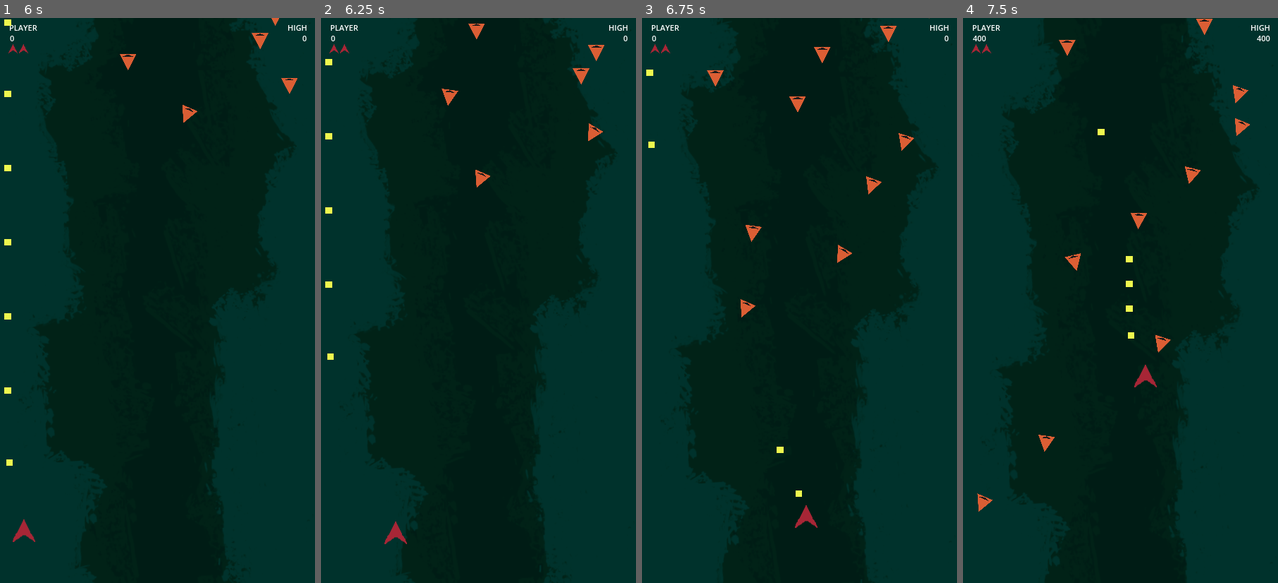
Above: before the commit, frames 1-4 (left to right).
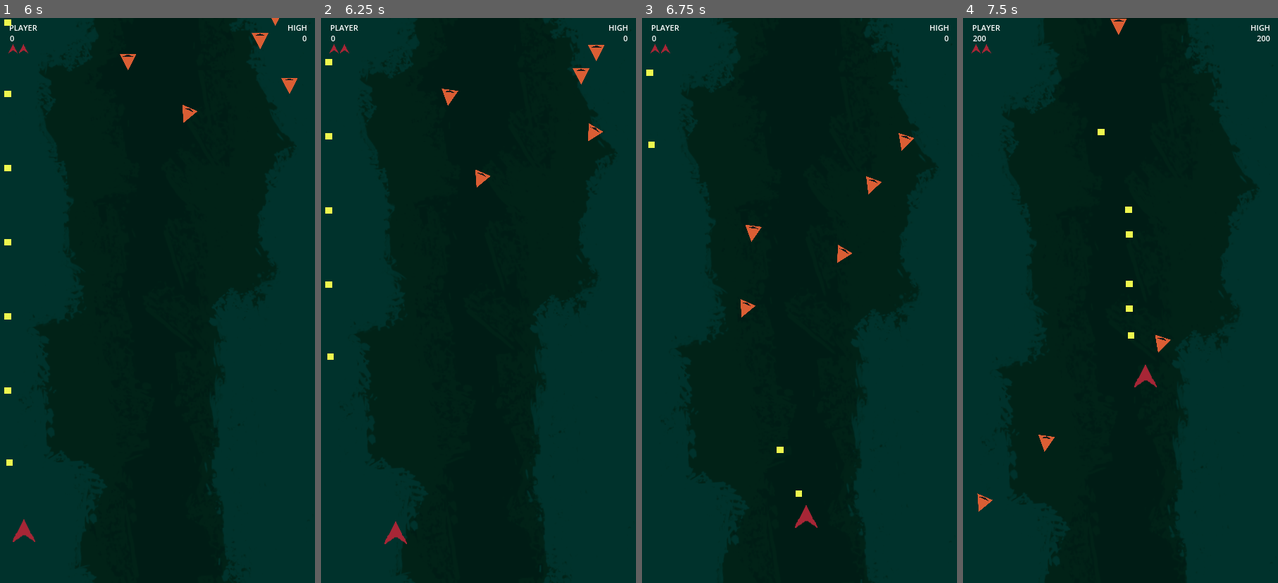
Above: after the commit, the same moments.

Repository: davidbragg/pewpewpew
Game: Godot game, scene res://scenes/main.tscn
The game is run twice, just before and just after one commit, with the same random seed, the same clock (stepped at 60 frames per second) and the same inputs.
Inputs:
- Up to frame 1 (6 s): hold D (move_right) 0.53-1.28 s; hold Space (shoot) 0.53-1.28 s; hold S (move_down) 1.28-2.03 s; tap Space (shoot) every 1.5 s from 1.35 to 5.85 s; hold D (move_right) 2.03-2.78 s; hold Space (shoot) 2.03-2.78 s; hold W (move_up) 2.78-3.53 s; hold Space (shoot) 3.53-4.28 s; hold A (move_left) 3.53-5.03 s; hold S (move_down) 5.03-5.78 s; hold Space (shoot) 5.03-5.78 s; hold D (move_right) from 5.78 s (still down)
- Up to frame 2 (6.25 s): keep holding D (move_right)
- Up to frame 3 (6.75 s): release D (move_right) at 6.53 s; hold W (move_up) from 6.53 s (still down); hold Space (shoot) from 6.53 s (still down)
- Up to frame 4 (7.5 s): release W (move_up) at 7.28 s; release Space (shoot) at 7.28 s; hold D (move_right) from 7.28 s (still down); tap Space (shoot) at 7.35 s

Frame 1 is identical in both runs. In frame 2, less than 0.1% of the frame differs, in the area x 46-52%, y 1-4%; in frame 3, 0.3%; in frame 4, 0.7%, in the area x 3-95%, y 0-45%.

Commit message:
floater enemy added

Diff:
--- /dev/null
+++ b/assets/floater.svg
@@ -0,0 +1,64 @@
+<?xml version="1.0" encoding="UTF-8" standalone="no"?>
+<!-- Created with Inkscape (http://www.inkscape.org/) -->
+
+<svg
+   width="50mm"
+   height="50mm"
+   viewBox="0 0 50 50"
+   version="1.1"
+   id="svg1"
+   inkscape:version="1.3.2 (091e20ef0f, 2023-11-25, custom)"
+   sodipodi:docname="floater.svg.svg"
+   xmlns:inkscape="http://www.inkscape.org/namespaces/inkscape"
+   xmlns:sodipodi="http://sodipodi.sourceforge.net/DTD/sodipodi-0.dtd"
+   xmlns:xlink="http://www.w3.org/1999/xlink"
+   xmlns="http://www.w3.org/2000/svg"
+   xmlns:svg="http://www.w3.org/2000/svg">
+  <sodipodi:namedview
+     id="namedview1"
+     pagecolor="#505050"
+     bordercolor="#eeeeee"
+     borderopacity="1"
+     inkscape:showpageshadow="0"
+     inkscape:pageopacity="0"
+     inkscape:pagecheckerboard="0"
+     inkscape:deskcolor="#d1d1d1"
+     inkscape:document-units="mm"
+     inkscape:zoom="4.1798822"
+     inkscape:cx="183.73724"
+     inkscape:cy="131.2238"
+     inkscape:window-width="2560"
+     inkscape:window-height="1379"
+     inkscape:window-x="0"
+     inkscape:window-y="24"
+     inkscape:window-maximized="1"
+     inkscape:current-layer="layer1" />
+  <defs
+     id="defs1" />
+  <g
+     inkscape:label="Layer 1"
+     inkscape:groupmode="layer"
+     id="layer1">
+    <circle
+       id="path1"
+       style="fill:#1a1a1a;stroke:#000000;stroke-width:0.264583"
+       cx="40.918396"
+       cy="102.26344"
+       r="0.033725541" />
+    <g
+       id="g3"
+       transform="matrix(0.38188052,0,0,0.657428,-4.5682583,-39.887021)">
+      <path
+         style="font-variation-settings:normal;opacity:1;vector-effect:none;fill:#ff9955;fill-opacity:1;stroke:none;stroke-width:0.264583px;stroke-linecap:butt;stroke-linejoin:miter;stroke-miterlimit:4;stroke-dasharray:none;stroke-dashoffset:0;stroke-opacity:1;-inkscape-stroke:none;stop-color:#000000;stop-opacity:1"
+         d="M 77.630979,69.763191 34.967603,69.634496 22.736814,84.831323 77.449069,127.76209 Z"
+         id="path2"
+         sodipodi:nodetypes="ccccc" />
+      <use
+         x="0"
+         y="0"
+         xlink:href="#path2"
+         id="use3"
+         transform="matrix(-1,0,0,1,154.85607,0)" />
+    </g>
+  </g>
+</svg>
--- a/assets/icon.svg
+++ /dev/null
@@ -1 +0,0 @@
-<svg height="128" width="128" xmlns="http://www.w3.org/2000/svg"><rect x="2" y="2" width="124" height="124" rx="14" fill="#363d52" stroke="#212532" stroke-width="4"/><g transform="scale(.101) translate(122 122)"><g fill="#fff"><path d="M105 673v33q407 354 814 0v-33z"/><path fill="#478cbf" d="m105 673 152 14q12 1 15 14l4 67 132 10 8-61q2-11 15-15h162q13 4 15 15l8 61 132-10 4-67q3-13 15-14l152-14V427q30-39 56-81-35-59-83-108-43 20-82 47-40-37-88-64 7-51 8-102-59-28-123-42-26 43-46 89-49-7-98 0-20-46-46-89-64 14-123 42 1 51 8 102-48 27-88 64-39-27-82-47-48 49-83 108 26 42 56 81zm0 33v39c0 276 813 276 813 0v-39l-134 12-5 69q-2 10-14 13l-162 11q-12 0-16-11l-10-65H447l-10 65q-4 11-16 11l-162-11q-12-3-14-13l-5-69z"/><path d="M483 600c3 34 55 34 58 0v-86c-3-34-55-34-58 0z"/><circle cx="725" cy="526" r="90"/><circle cx="299" cy="526" r="90"/></g><g fill="#414042"><circle cx="307" cy="532" r="60"/><circle cx="717" cy="532" r="60"/></g></g></svg>
--- a/project.godot
+++ b/project.godot
@@ -13,7 +13,7 @@
 config/name="pewpewpew"
 run/main_scene="res://scenes/main.tscn"
 config/features=PackedStringArray("4.2", "Forward Plus")
-config/icon="res://assets/icon.svg"
+config/icon="res://assets/kamikaze.svg"
 
 [autoload]
 
@@ -74,3 +74,5 @@
 2d_physics/layer_1="Player"
 2d_physics/layer_2="Boundary Walls"
 2d_physics/layer_3="Enemies"
+2d_physics/layer_4="Player Projectile"
+2d_physics/layer_5="Enemy Projectile"
--- /dev/null
+++ b/scenes/enemy_projectile.tscn
@@ -0,0 +1,22 @@
+[gd_scene load_steps=3 format=3 uid="uid://d3vodh36nuu1f"]
+
+[ext_resource type="Script" path="res://scripts/enemy_projectile.gd" id="1_831sl"]
+
+[sub_resource type="RectangleShape2D" id="RectangleShape2D_76460"]
+size = Vector2(10, 10)
+
+[node name="EnemyProjectile" type="CharacterBody2D"]
+z_index = 9
+z_as_relative = false
+collision_layer = 16
+script = ExtResource("1_831sl")
+
+[node name="ColorRect" type="ColorRect" parent="."]
+offset_left = -5.0
+offset_top = -5.0
+offset_right = 5.0
+offset_bottom = 5.0
+color = Color(1, 0.862745, 0.858824, 1)
+
+[node name="CollisionShape2D" type="CollisionShape2D" parent="."]
+shape = SubResource("RectangleShape2D_76460")
--- /dev/null
+++ b/scenes/floater.tscn
@@ -0,0 +1,26 @@
+[gd_scene load_steps=4 format=3 uid="uid://dbyt3bp4cnyr7"]
+
+[ext_resource type="Script" path="res://scripts/floater.gd" id="1_o4xfv"]
+[ext_resource type="PackedScene" uid="uid://d3vodh36nuu1f" path="res://scenes/enemy_projectile.tscn" id="2_q051b"]
+[ext_resource type="Texture2D" uid="uid://b8nvtpou561lf" path="res://assets/floater.svg" id="3_e0ygl"]
+
+[node name="Floater" type="CharacterBody2D"]
+z_index = 10
+scale = Vector2(0.685, 0.685)
+collision_layer = 4
+collision_mask = 9
+script = ExtResource("1_o4xfv")
+projectile_scene = ExtResource("2_q051b")
+
+[node name="Sprite2D" type="Sprite2D" parent="."]
+position = Vector2(-0.0433197, -0.121807)
+scale = Vector2(0.3, 0.3)
+texture = ExtResource("3_e0ygl")
+
+[node name="FireCoolDown" type="Timer" parent="."]
+wait_time = 2.0
+
+[node name="CollisionPolygon2D" type="CollisionPolygon2D" parent="."]
+polygon = PackedVector2Array(0.046517, 21.5516, -23.8247, -10.4188, -18.5519, -21.9717, 18.2222, -21.5616, 23.4915, -10.4188)
+
+[connection signal="timeout" from="FireCoolDown" to="." method="_on_fire_cool_down_timeout"]
--- a/scenes/kamikaze.tscn
+++ b/scenes/kamikaze.tscn
@@ -12,11 +12,10 @@
 collision_layer = 4
 collision_mask = 9
 script = ExtResource("1_7wbsq")
-metadata/_edit_group_ = true
 
 [node name="CollisionPolygon2D" type="CollisionPolygon2D" parent="."]
 position = Vector2(-12.5083, -13.0122)
-polygon = PackedVector2Array(0.661317, 24.7144, 12.3101, 1.449, 24.3032, 24.7144)
+polygon = PackedVector2Array(2.27788, 24.3345, 12.2103, 2.21824, 22.805, 24.2021)
 
 [node name="Sprite2D" type="Sprite2D" parent="."]
 material = SubResource("ShaderMaterial_56o0f")
--- a/scenes/main.tscn
+++ b/scenes/main.tscn
@@ -1,10 +1,11 @@
-[gd_scene load_steps=11 format=3 uid="uid://bssj84qd2a7wc"]
+[gd_scene load_steps=12 format=3 uid="uid://bssj84qd2a7wc"]
 
 [ext_resource type="PackedScene" uid="uid://dy8sinaxdks5l" path="res://scenes/background.tscn" id="1_6srfk"]
 [ext_resource type="Script" path="res://scripts/main.gd" id="1_i3dns"]
 [ext_resource type="PackedScene" uid="uid://b6elytksonnf" path="res://scenes/play_boundary.tscn" id="2_emvnx"]
 [ext_resource type="PackedScene" uid="uid://b4rebdb6c5p5p" path="res://scenes/player.tscn" id="2_mxru2"]
-[ext_resource type="PackedScene" uid="uid://dbyt3bp4cnyr7" path="res://scenes/kamikaze.tscn" id="5_wcqs8"]
+[ext_resource type="PackedScene" uid="uid://dbyt3bp4cnyr7" path="res://scenes/floater.tscn" id="4_ne8kj"]
+[ext_resource type="PackedScene" uid="uid://ba8n4cw1gve42" path="res://scenes/kamikaze.tscn" id="5_wcqs8"]
 [ext_resource type="Texture2D" uid="uid://cxvicixjac8ub" path="res://assets/player.png" id="6_n0ln6"]
 
 [sub_resource type="Curve2D" id="Curve2D_0ok36"]
@@ -26,9 +27,10 @@
 script = ExtResource("1_i3dns")
 player_scene = ExtResource("2_mxru2")
 kamikaze_scene = ExtResource("5_wcqs8")
-kamikaze_max = 20
-kamikaze_increase = 10
-lives_sprites = [NodePath("TextureRect/lives1"), NodePath("TextureRect/lives2"), NodePath("TextureRect/lives3")]
+floater_scene = ExtResource("4_ne8kj")
+kamikaze_max = 5
+kamikaze_increase = 1
+lives_sprites = [NodePath("UIRect/lives1"), NodePath("UIRect/lives2"), NodePath("UIRect/lives3")]
 metadata/_edit_horizontal_guides_ = [49.9938]
 
 [node name="KamikazeTimer" type="Timer" parent="."]
@@ -38,6 +40,9 @@
 [node name="KamikazeCooldownTimer" type="Timer" parent="."]
 process_mode = 1
 wait_time = 2.0
+
+[node name="FloaterCoolDownTimer" type="Timer" parent="."]
+wait_time = 5.0
 
 [node name="KamikazeSpawn" type="Path2D" parent="."]
 position = Vector2(31.9049, 0)
@@ -97,11 +102,12 @@
 text = "Game Over"
 label_settings = SubResource("LabelSettings_bxnqn")
 
-[node name="TextureRect" type="TextureRect" parent="."]
+[node name="UIRect" type="TextureRect" parent="."]
 offset_right = 454.0
 offset_bottom = 129.0
 
-[node name="PlayerScoreLabel" type="Label" parent="TextureRect"]
+[node name="PlayerScoreLabel" type="Label" parent="UIRect"]
+layout_mode = 0
 offset_left = 12.7136
 offset_top = 5.82705
 offset_right = 52.7136
@@ -109,7 +115,8 @@
 text = "PLAYER"
 label_settings = SubResource("LabelSettings_ipwr1")
 
-[node name="PlayerScoreValue" type="Label" parent="TextureRect"]
+[node name="PlayerScoreValue" type="Label" parent="UIRect"]
+layout_mode = 0
 offset_left = 14.2861
 offset_top = 21.1559
 offset_right = 54.2861
@@ -117,7 +124,8 @@
 text = "0"
 label_settings = SubResource("LabelSettings_ipwr1")
 
-[node name="HighScoreLabel" type="Label" parent="TextureRect"]
+[node name="HighScoreLabel" type="Label" parent="UIRect"]
+layout_mode = 0
 offset_left = 408.011
 offset_top = 5.88651
 offset_right = 439.011
@@ -125,7 +133,7 @@
 text = "HIGH"
 label_settings = SubResource("LabelSettings_fa4im")
 
-[node name="HighScoreValue" type="Label" parent="TextureRect"]
+[node name="HighScoreValue" type="Label" parent="UIRect"]
 layout_mode = 1
 anchors_preset = 6
 anchor_left = 1.0
@@ -142,20 +150,21 @@
 label_settings = SubResource("LabelSettings_fa4im")
 horizontal_alignment = 2
 
-[node name="lives1" type="Sprite2D" parent="TextureRect"]
+[node name="lives1" type="Sprite2D" parent="UIRect"]
 position = Vector2(18.436, 43.6691)
 scale = Vector2(0.391451, 0.391451)
 texture = ExtResource("6_n0ln6")
 
-[node name="lives2" type="Sprite2D" parent="TextureRect"]
+[node name="lives2" type="Sprite2D" parent="UIRect"]
 position = Vector2(33.2662, 43.6363)
 scale = Vector2(0.391, 0.391)
 texture = ExtResource("6_n0ln6")
 
-[node name="lives3" type="Sprite2D" parent="TextureRect"]
+[node name="lives3" type="Sprite2D" parent="UIRect"]
 position = Vector2(48.1945, 43.6973)
 scale = Vector2(0.391451, 0.391451)
 texture = ExtResource("6_n0ln6")
 
 [connection signal="timeout" from="KamikazeTimer" to="." method="_on_kamikaze_timer_timeout"]
 [connection signal="timeout" from="KamikazeCooldownTimer" to="." method="_on_kamikaze_cooldown_timer_timeout"]
+[connection signal="timeout" from="FloaterCoolDownTimer" to="." method="_on_floater_cool_down_timer_timeout"]
--- /dev/null
+++ b/scenes/ui_rect.tscn
@@ -0,0 +1,72 @@
+[gd_scene load_steps=4 format=3 uid="uid://dtfyvcvhm8cww"]
+
+[ext_resource type="Texture2D" uid="uid://cxvicixjac8ub" path="res://assets/player.png" id="1_3n5ew"]
+
+[sub_resource type="LabelSettings" id="LabelSettings_ipwr1"]
+font_size = 11
+
+[sub_resource type="LabelSettings" id="LabelSettings_fa4im"]
+font_size = 11
+
+[node name="UIRect" type="TextureRect"]
+offset_right = 454.0
+offset_bottom = 129.0
+
+[node name="PlayerScoreLabel" type="Label" parent="."]
+layout_mode = 0
+offset_left = 12.7136
+offset_top = 5.82705
+offset_right = 52.7136
+offset_bottom = 28.827
+text = "PLAYER"
+label_settings = SubResource("LabelSettings_ipwr1")
+
+[node name="PlayerScoreValue" type="Label" parent="."]
+layout_mode = 0
+offset_left = 14.2861
+offset_top = 21.1559
+offset_right = 54.2861
+offset_bottom = 44.1559
+text = "0"
+label_settings = SubResource("LabelSettings_ipwr1")
+
+[node name="HighScoreLabel" type="Label" parent="."]
+layout_mode = 0
+offset_left = 408.011
+offset_top = 5.88651
+offset_right = 439.011
+offset_bottom = 28.8865
+text = "HIGH"
+label_settings = SubResource("LabelSettings_fa4im")
+
+[node name="HighScoreValue" type="Label" parent="."]
+layout_mode = 1
+anchors_preset = 6
+anchor_left = 1.0
+anchor_top = 0.5
+anchor_right = 1.0
+anchor_bottom = 0.5
+offset_left = -119.48
+offset_top = -43.1825
+offset_right = -18.4796
+offset_bottom = -20.1825
+grow_horizontal = 0
+grow_vertical = 2
+text = "0"
+label_settings = SubResource("LabelSettings_fa4im")
+horizontal_alignment = 2
+
+[node name="lives1" type="Sprite2D" parent="."]
+position = Vector2(18.436, 43.6691)
+scale = Vector2(0.391451, 0.391451)
+texture = ExtResource("1_3n5ew")
+
+[node name="lives2" type="Sprite2D" parent="."]
+position = Vector2(33.2662, 43.6363)
+scale = Vector2(0.391, 0.391)
+texture = ExtResource("1_3n5ew")
+
+[node name="lives3" type="Sprite2D" parent="."]
+position = Vector2(48.1945, 43.6973)
+scale = Vector2(0.391451, 0.391451)
+texture = ExtResource("1_3n5ew")
--- a/scripts/enemy.gd
+++ b/scripts/enemy.gd
@@ -8,6 +8,7 @@
 
 enum State {
     SPAWNING,
+    IDLE,
     TARGETING,
     ATTACKING
 }
--- /dev/null
+++ b/scripts/enemy_projectile.gd
@@ -0,0 +1,19 @@
+extends CharacterBody2D
+
+const MAX_SPEED : int = 250
+const ACCELERATION : int = 1000
+
+var direction : Vector2 = Vector2.DOWN
+
+func _process(delta):
+	if GlobalState.game_state != GlobalState.GAMEPLAY:
+		queue_free()
+
+	velocity = velocity.move_toward(direction * MAX_SPEED, ACCELERATION * delta)
+
+	if move_and_slide():
+		emit_signal("combat_collision", GlobalMessaging.combat_collision(self, get_last_slide_collision().get_collider()))
+
+
+func despawn():
+	queue_free()
--- /dev/null
+++ b/scripts/floater.gd
@@ -0,0 +1,82 @@
+class_name Floater extends Enemy
+
+@export var projectile_scene : PackedScene
+
+var target_position : Vector2
+var deceleration_radius : int = 100
+var min_speed : int = 10
+var spawn_position : Vector2
+var y_spawn_range : int = randi_range(70, 150)
+var x_spawn_left : int = -50
+var x_spawn_right : int = 500
+var collision_count : int = 0
+var score : int = 1000
+
+func _ready():
+	acceleration = 450
+	max_speed = 1000
+	if GlobalState.floater_spawn_side:
+		global_position = Vector2(x_spawn_left, y_spawn_range)
+		target_position = Vector2(randi_range(100, 200), global_position.y)
+	else:
+		global_position = Vector2(x_spawn_right, y_spawn_range)
+		target_position = Vector2(randi_range(250, 350), global_position.y)
+	GlobalState.floater_spawn_side = !GlobalState.floater_spawn_side
+
+
+func _process(delta):
+	if GlobalState.game_state != GlobalState.GAMEPLAY:
+		queue_free()
+
+	match state:
+		State.SPAWNING:
+			var direction = (target_position - global_position).normalized()
+			var distance = global_position.distance_to(target_position)
+
+			if distance > deceleration_radius:
+				velocity += direction * acceleration * delta
+				velocity = velocity.clamp(Vector2(-max_speed, -max_speed), Vector2(max_speed, max_speed))
+			elif distance > 1.5:
+				velocity = velocity.move_toward(direction * max_speed, acceleration * delta)
+				velocity *= 0.9
+			else:
+				get_node('FireCoolDown').start()
+				state = State.ATTACKING
+		State.IDLE:
+			velocity = Vector2.DOWN * 100
+		State.ATTACKING:
+			add_projectiles()
+			velocity = Vector2.UP * 100
+			state = State.IDLE
+
+	if move_and_slide():
+		var last_collision_object = get_last_slide_collision().get_collider()
+		if last_collision_object.name == "Player":
+			emit_signal("combat_collision", GlobalMessaging.combat_collision(self, last_collision_object))
+
+		collision_count += 1
+
+	if global_position.y > get_viewport_rect().size.y + 50:
+		queue_free()
+
+	if collision_count >= 3:
+		despawn()
+
+
+func add_projectiles():
+	var projectiles = [projectile_scene.instantiate(), projectile_scene.instantiate(), projectile_scene.instantiate()]
+	projectiles[0].direction = Vector2(7, 10).normalized()
+	projectiles[1].direction = Vector2(-7, 10).normalized()
+	for projectile in projectiles:
+		projectile.global_position = global_position
+		add_sibling(projectile)
+
+
+
+func despawn():
+	GlobalState.add_points(score)
+	queue_free()
+
+
+func _on_fire_cool_down_timeout():
+	state = State.ATTACKING
--- a/scripts/global_messaging.gd
+++ b/scripts/global_messaging.gd
@@ -1,10 +1,11 @@
 extends Node
+
+
+func combat_collision(sender: Object, collider: Object):
+	sender.despawn()
+	collider.despawn()
+
 
 func player_death():
 	GlobalState.game_state = GlobalState.PLAYERDEATH
 	GlobalState.player_lives -= 1
-	print("Player Died. Lives: " + str(GlobalState.player_lives))
-
-func combat_collision(sender: Object, collider: Object):
-	sender.despawn()
-	collider.despawn()
--- a/scripts/global_state.gd
+++ b/scripts/global_state.gd
@@ -10,6 +10,7 @@
             update_high_score()
 var high_score : int = 0
 var game_state : int
+var floater_spawn_side : bool = true
 
 enum {
 	TITLE,
@@ -21,8 +22,8 @@
 	GAMEOVER
 }
 
-@onready var player_score_label = get_node('/root/Game/TextureRect/PlayerScoreValue')
-@onready var high_score_label = get_node('/root/Game/TextureRect/HighScoreValue')
+@onready var player_score_label = get_node('/root/Game/UIRect/PlayerScoreValue')
+@onready var high_score_label = get_node('/root/Game/UIRect/HighScoreValue')
 
 func add_points(points : int):
     score += points
--- a/scripts/main.gd
+++ b/scripts/main.gd
@@ -14,9 +14,12 @@
 
 var file_path = "user://highscore.save"
 
+
+
 @onready var play_boundary_collider = $Play_Boundary.get_child(0)
 
 func _ready():
+	Input.set_mouse_mode(Input.MOUSE_MODE_HIDDEN)
 	GlobalState.game_state = GlobalState.TITLE
 	var high_score_file = FileAccess.open(file_path, FileAccess.READ)
 	if high_score_file != null:
@@ -46,6 +49,7 @@
 		GlobalState.GAMEOVER:
 			reset_to_title()
 
+
 ##################################
 ### Kamikaze Spawn and Control ###
 ##################################
@@ -68,6 +72,12 @@
 		spawn_kamikaze = false
 		kamikaze_count = 0
 		kamikaze_max += kamikaze_increase
+
+func _on_floater_cool_down_timer_timeout():
+	print("timed out")
+	var floater = floater_scene.instantiate()
+	add_child(floater)
+
 
 ####################
 ### Player Spawn ###
@@ -106,6 +116,7 @@
 	play_boundary_collider.disabled = false
 	$KamikazeTimer.start()
 	$KamikazeCooldownTimer.start()
+	$FloaterCoolDownTimer.start()
 	$ReadyText.visible = false
 
 
Not shown, changed: assets/floater.svg.import
Not shown: 1 places in scenes/kamikaze.tscn that only renumber resources
